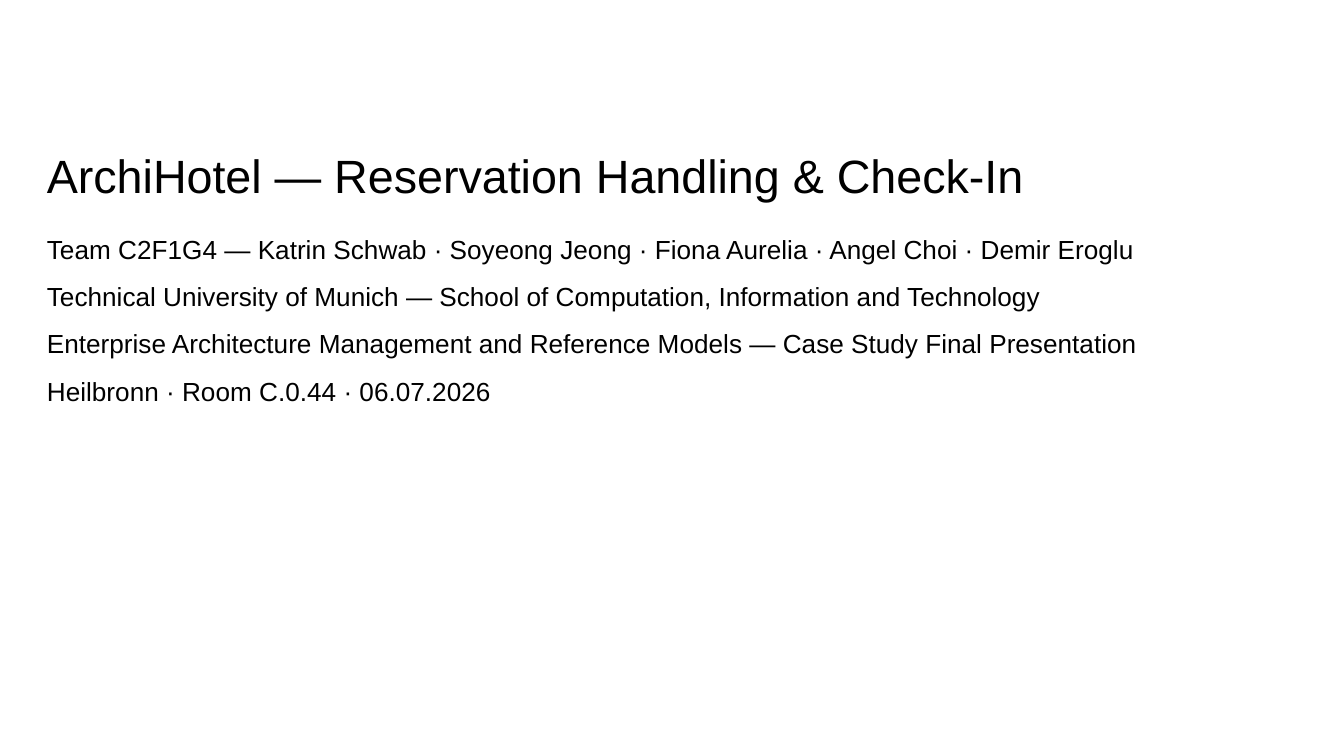
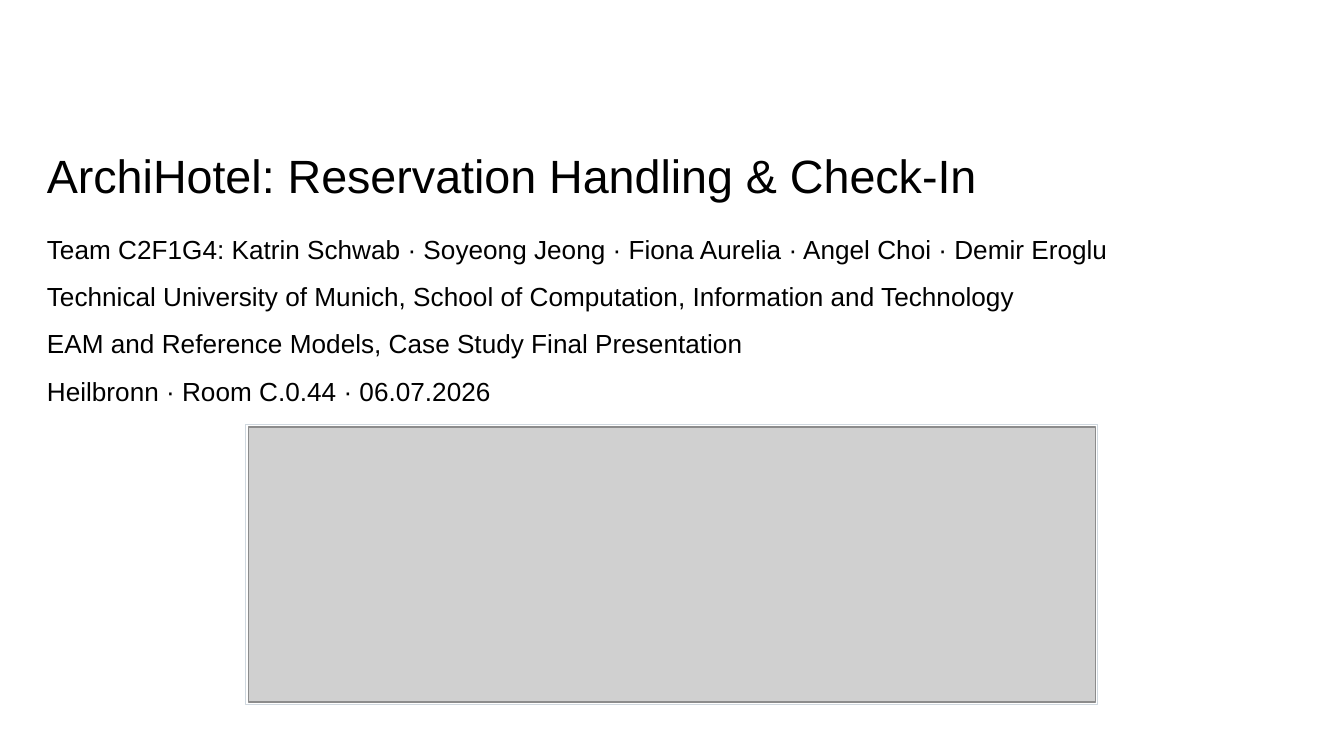
Before and after one commit to KatrinSchw/enterprise-architecture-model, a slide deck: slide 1 of slides/C2F1G4.pptx. Drawn at 1344x756 pixels with LibreOffice and Linux fonts; fonts in the diff are those of the drawing; grey boxes stand for pictures; background and template pictures are left out. Boxes give left, top, right and bottom in pixels: in the first picture for what was removed or moved away, otherwise in the second. Text is boxed around its words. In the diff, an @@ line names an element or a change of style, - is before the commit and + after.

```diff
--- a/slides/C2F1G4.pptx
+++ b/slides/C2F1G4.pptx
@@ title at [47, 159, 976, 202]: text changed @@
-ArchiHotel — Reservation Handling & Check-In
+ArchiHotel: Reservation Handling & Check-In
@@ text at [47, 240, 1107, 359]: text changed @@
-Team C2F1G4 — Katrin Schwab · Soyeong Jeong · Fiona Aurelia · Angel Choi · Demir Eroglu
-Technical University of Munich — School of Computation, Information and Technology
-Enterprise Architecture Management and Reference Models — Case Study Final Presentation
+Team C2F1G4: Katrin Schwab · Soyeong Jeong · Fiona Aurelia · Angel Choi · Demir Eroglu
+Technical University of Munich, School of Computation, Information and Technology
+EAM and Reference Models, Case Study Final Presentation
@@ rectangle added at [246, 425, 1098, 706], fill #FFFFFF, outline #D0D8DF 0.5 pt @@
@@ picture added at [249, 427, 1095, 703] @@
```
Also in this commit, not shown: 13 other slides changed, 1 slide added, 1 other file.
